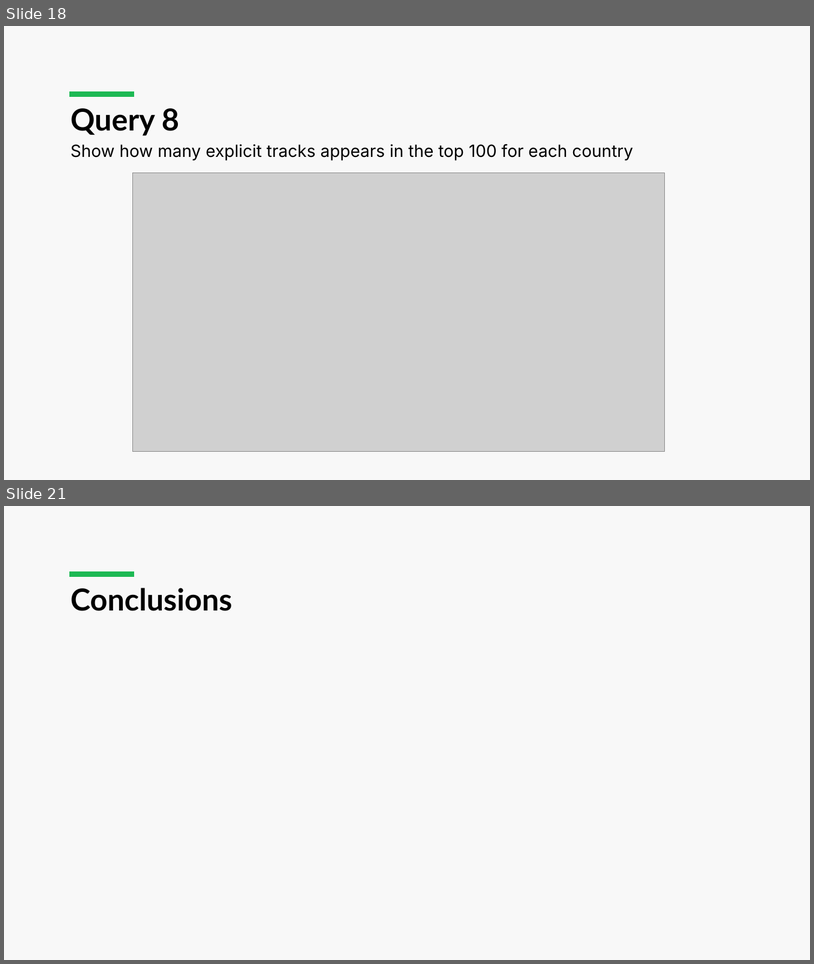
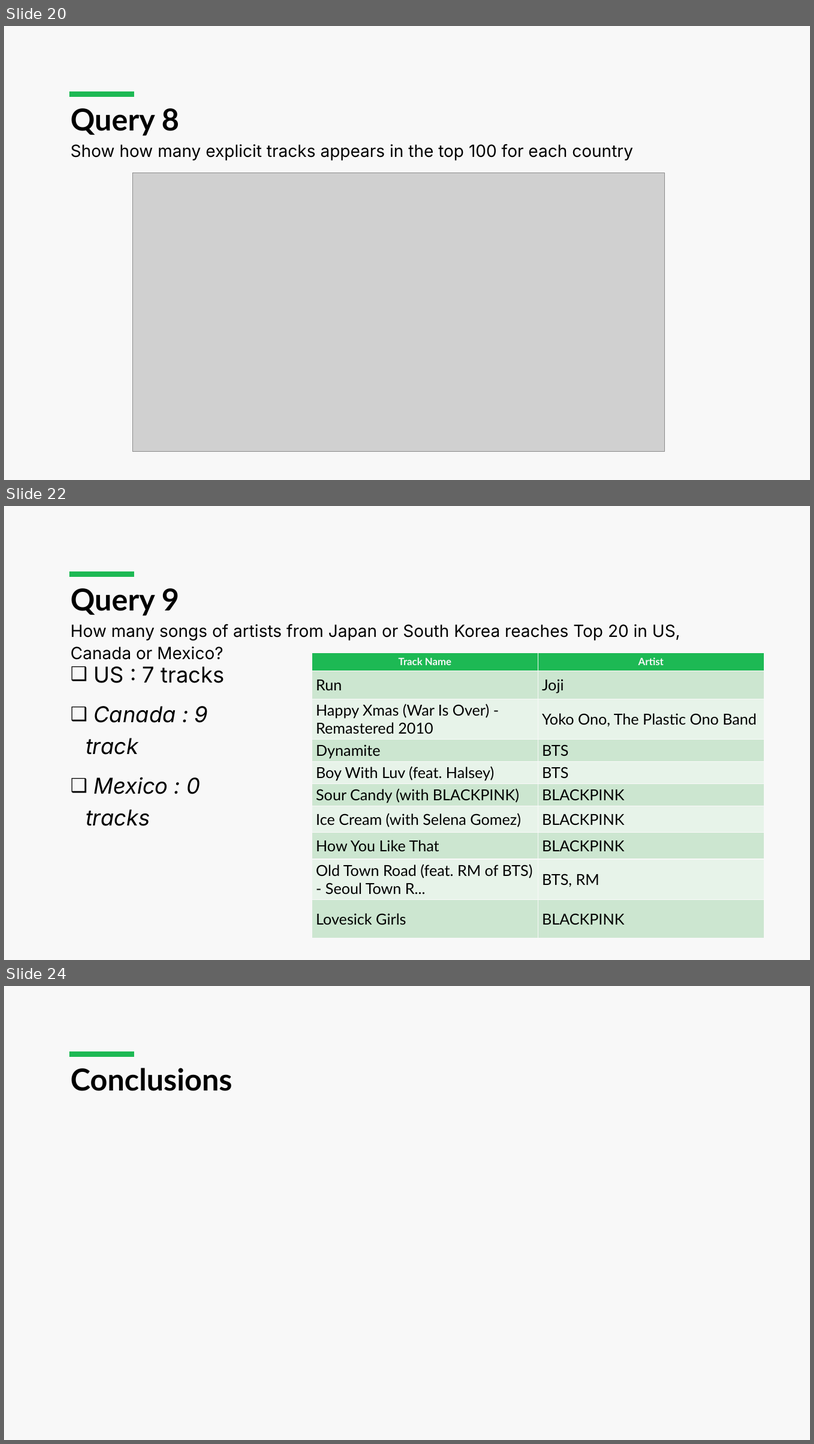
Before and after one commit to luca-martinelli-09/spotify-lod, a slide deck: Spotify_Presentation.pptx. Shown one above the other, each under a label of ours: slides 18 and 21 before the commit, slides 20, 22 and 24 after it; the slides between them are not shown. The pictures are 814x964 and 814x1444 pixels, drawn with LibreOffice and Linux fonts; fonts in the diff are those of the drawing; grey boxes stand for pictures. Boxes give left, top, right and bottom in pixels: in the first picture for what was removed or moved away, otherwise in the second. Text is boxed around its words. In the diff, an @@ line names an element or a change of style, - is before the commit and + after.

```diff
--- a/Spotify_Presentation.pptx
+++ b/Spotify_Presentation.pptx
@@ slide 22 added at (x1=4, y1=506, x2=810, y2=960), background #F8F8F8; not listed: 1 template element that a slide beside it also shows @@
@@ title added at (x1=71, y1=588, x2=179, y2=616), 36 pt, text #000000, bold @@
+Query 9
@@ text added at (x1=71, y1=624, x2=681, y2=660), 20 pt, text #000000 @@
+How many songs of artists from Japan or South Korea reaches Top 20 in US, Canada or Mexico?
@@ text added at (x1=86, y1=666, x2=225, y2=826), 26 pt, text #000000, italic @@
+❑ US : 7 tracks
+❑ Canada : 9 track
+❑ Mexico : 0 tracks
@@ table added at (x1=312, y1=652, x2=764, y2=938), 10 rows, 2 columns @@
+Track Name | Artist
+Run | Joji
+Happy Xmas (War Is Over) - Remastered 2010 | Yoko Ono, The Plastic Ono Band
+Dynamite | BTS
+Boy With Luv (feat. Halsey) | BTS
+Sour Candy (with BLACKPINK) | BLACKPINK
+Ice Cream (with Selena Gomez) | BLACKPINK
+How You Like That | BLACKPINK
+Old Town Road (feat. RM of BTS) - Seoul Town R... | BTS, RM
+Lovesick Girls | BLACKPINK
@@ what was slide 18 is now slide 20 @@
@@ what was slide 21 is now slide 24 @@
```
Also in this commit, not shown: 3 slides changed, 2 other slides added, 1 other file.
